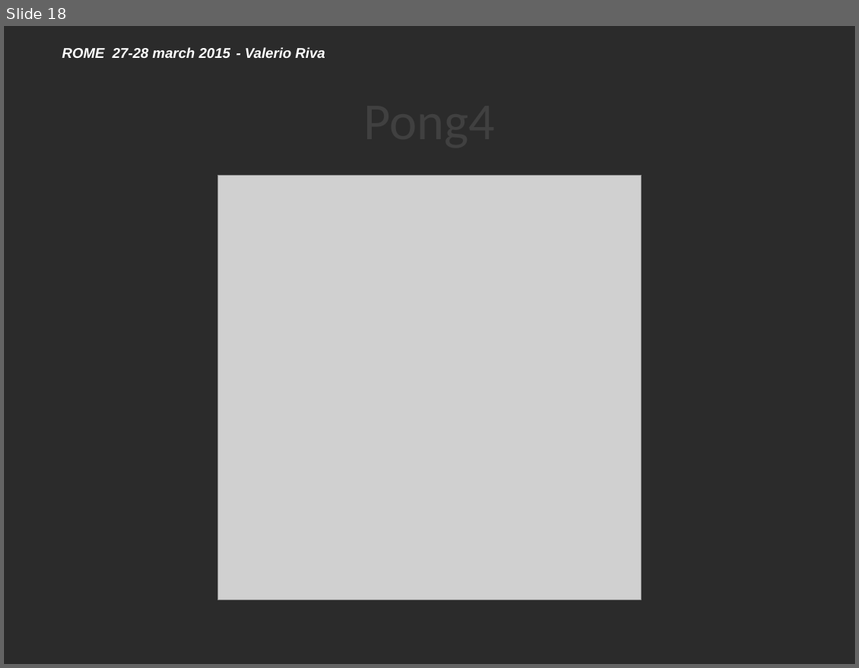
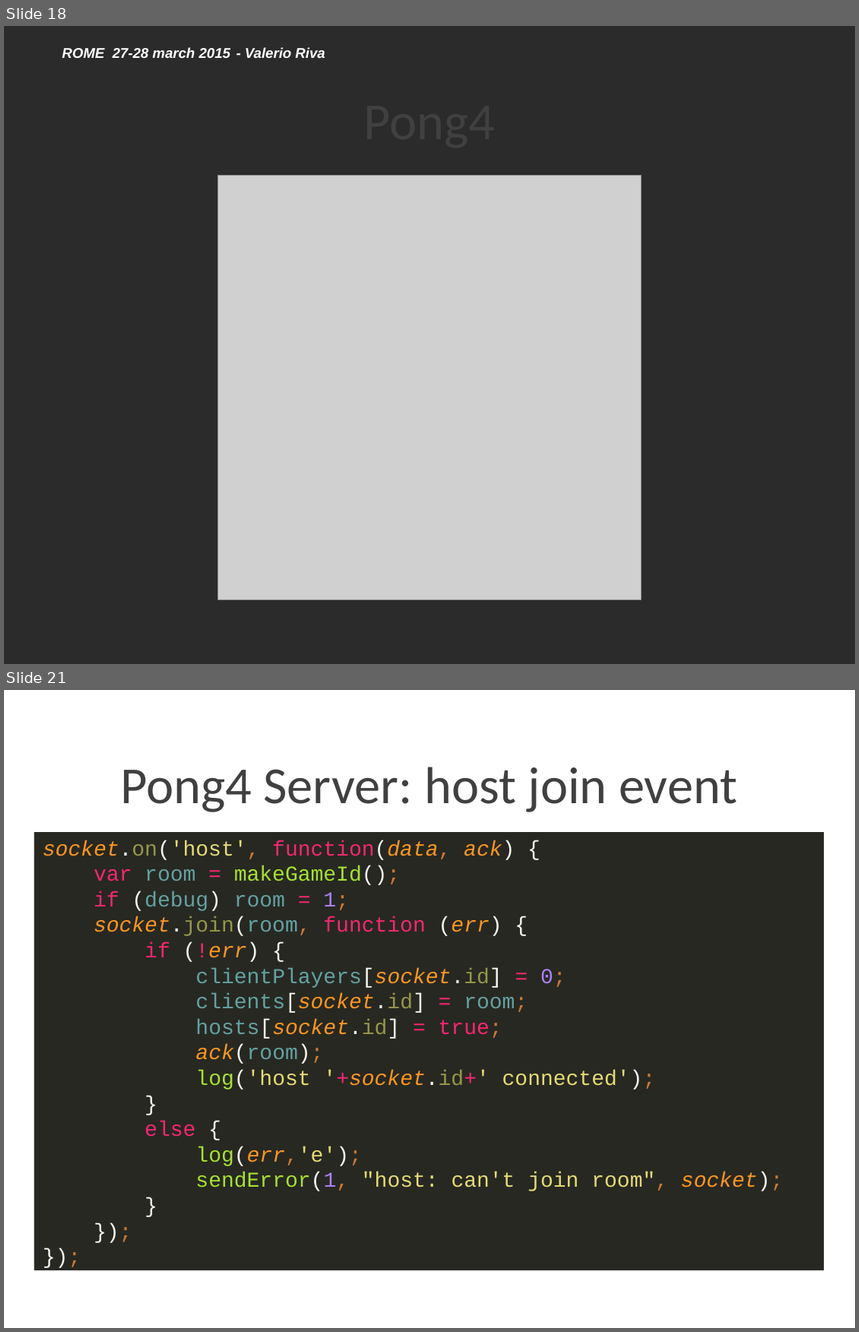
Before and after one commit to Lotti/codemotion2015, a slide deck: slides/slides.pptx. Shown one above the other, each under a label of ours: slide 18 before the commit, slides 18 and 21 after it; the slides between them are not shown. The pictures are 859x668 and 859x1332 pixels, drawn with LibreOffice and Linux fonts; fonts in the diff are those of the drawing; grey boxes stand for pictures; background and template pictures are left out; a plain dark background stands for a picture behind light text. Boxes give left, top, right and bottom in pixels: in the first picture for what was removed or moved away, otherwise in the second. Text is boxed around its words. In the diff, an @@ line names an element or a change of style, - is before the commit and + after.

```diff
--- a/slides/slides.pptx
+++ b/slides/slides.pptx
@@ slide 21 added at [4,690,855,1328], background picture (left out); not listed: 2 template elements that a slide beside it also shows @@
@@ title added at [120,767,737,812], 44 pt, text #404040 @@
+Pong4 Server: host join event
@@ text added at [34,828,824,1274], fill #272822, 18 pt, text #FD971F @@
+socket.on('host', function(data, ack) {
+var room = makeGameId();
+if (debug) room = 1;
+socket.join(room, function (err) {
+if (!err) {
+clientPlayers[socket.id] = 0;
+clients[socket.id] = room;
+hosts[socket.id] = true;
+ack(room);
+log('host '+socket.id+' connected');
+}
+else {
+log(err,'e');
+sendError(1, "host: can't join room", socket);
+}
+});
+});
```
Also in this commit, not shown: 4 slides changed, 6 other slides added, 1 other file.
